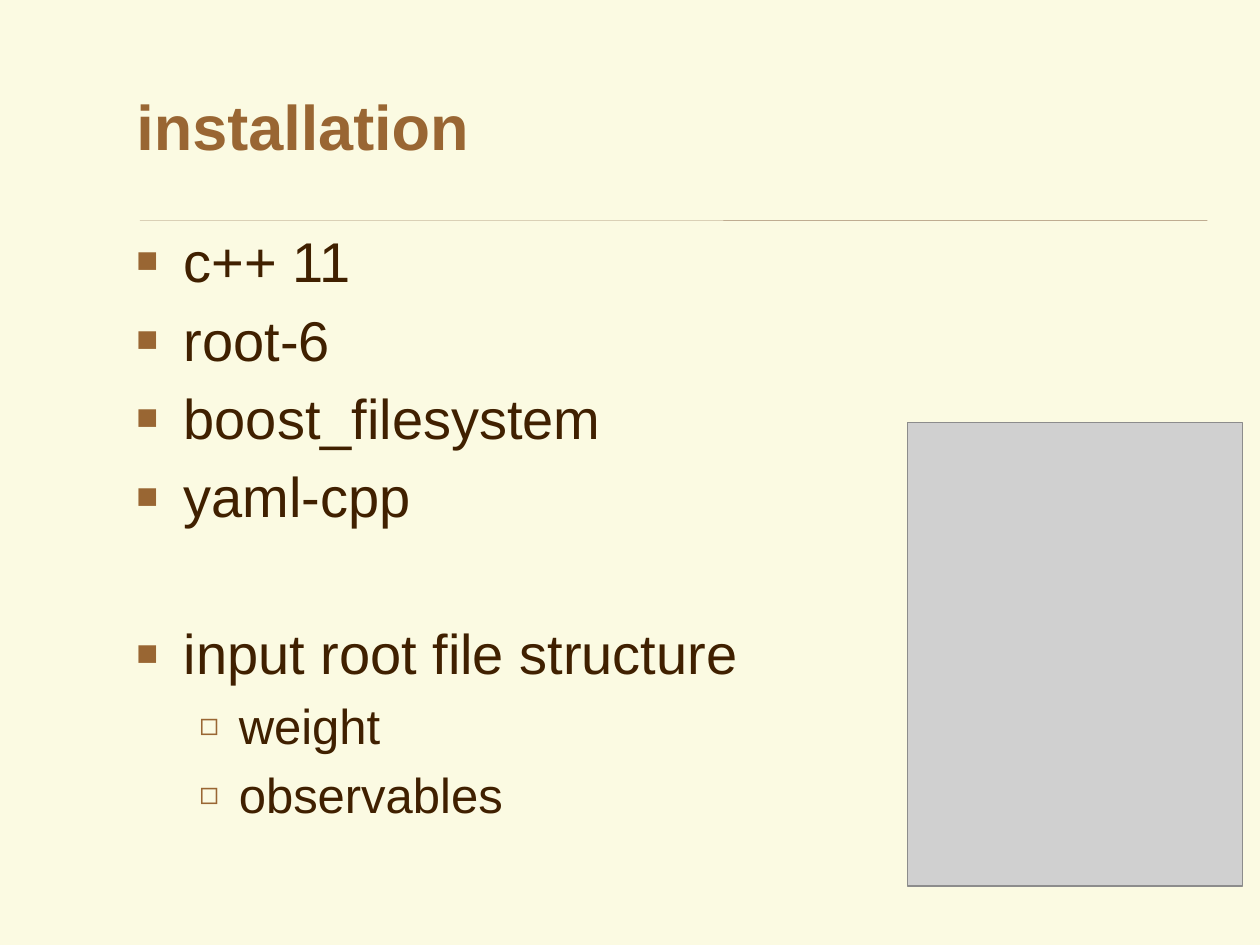
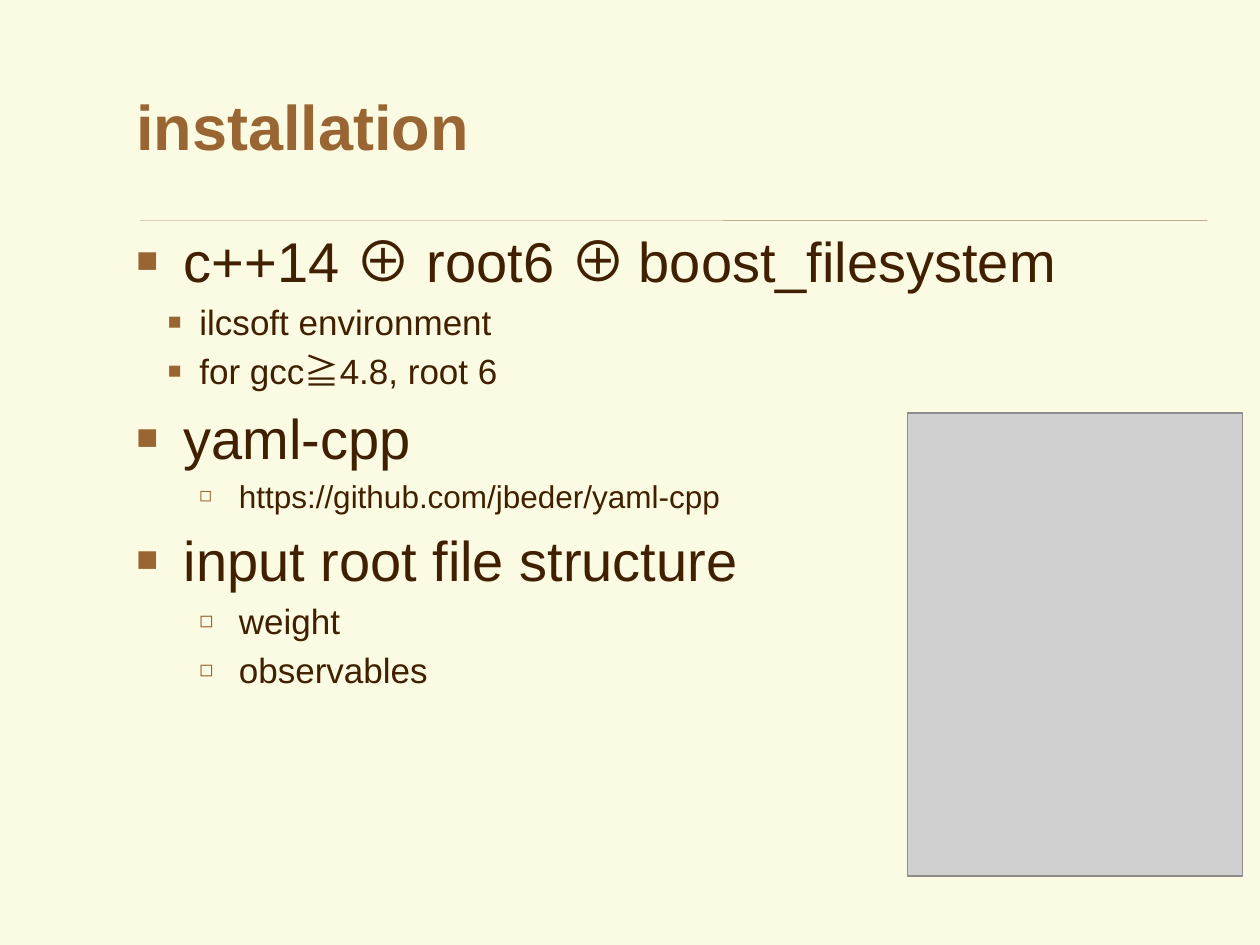
Before and after one commit to YancyW/BASDA, a slide deck: slide 9 of doc/BASDA_Introduction.pptx. Drawn at 1260x945 pixels with LibreOffice and Linux fonts; fonts in the diff are those of the drawing; grey boxes stand for pictures; background and template pictures are left out. Boxes give left, top, right and bottom in pixels: in the first picture for what was removed or moved away, otherwise in the second. Text is boxed around its words. In the diff, an @@ line names an element or a change of style, - is before the commit and + after.

```diff
--- a/doc/BASDA_Introduction.pptx
+++ b/doc/BASDA_Introduction.pptx
@@ text at bbox=[184, 241, 1056, 391]: text changed; size 32 to 20 pt @@
-■ c++ 11
-■ root-6
-■ boost_filesystem
+■ c++14 ⊕ root6 ⊕ boost_filesystem
+    ■ ilcsoft environment
+    ■ for gcc≧4.8, root 6
@@ picture: place and size @@
-picture at bbox=[907, 423, 1242, 887]
+picture at bbox=[907, 413, 1242, 877]
@@ text at bbox=[239, 485, 720, 514]: paragraph added @@
+  ◻ https://github.com/jbeder/yaml-cpp
@@ text at bbox=[239, 608, 428, 684]: size 28 to 20 pt in "weight", "observables"; less space between paragraphs @@
```
Also in this commit, not shown: 4 other files.
